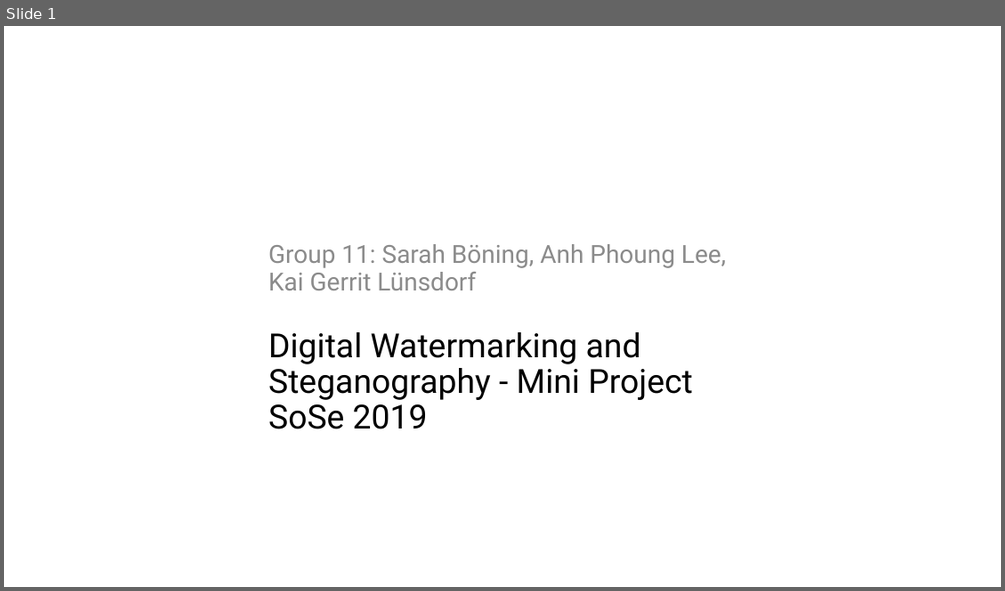
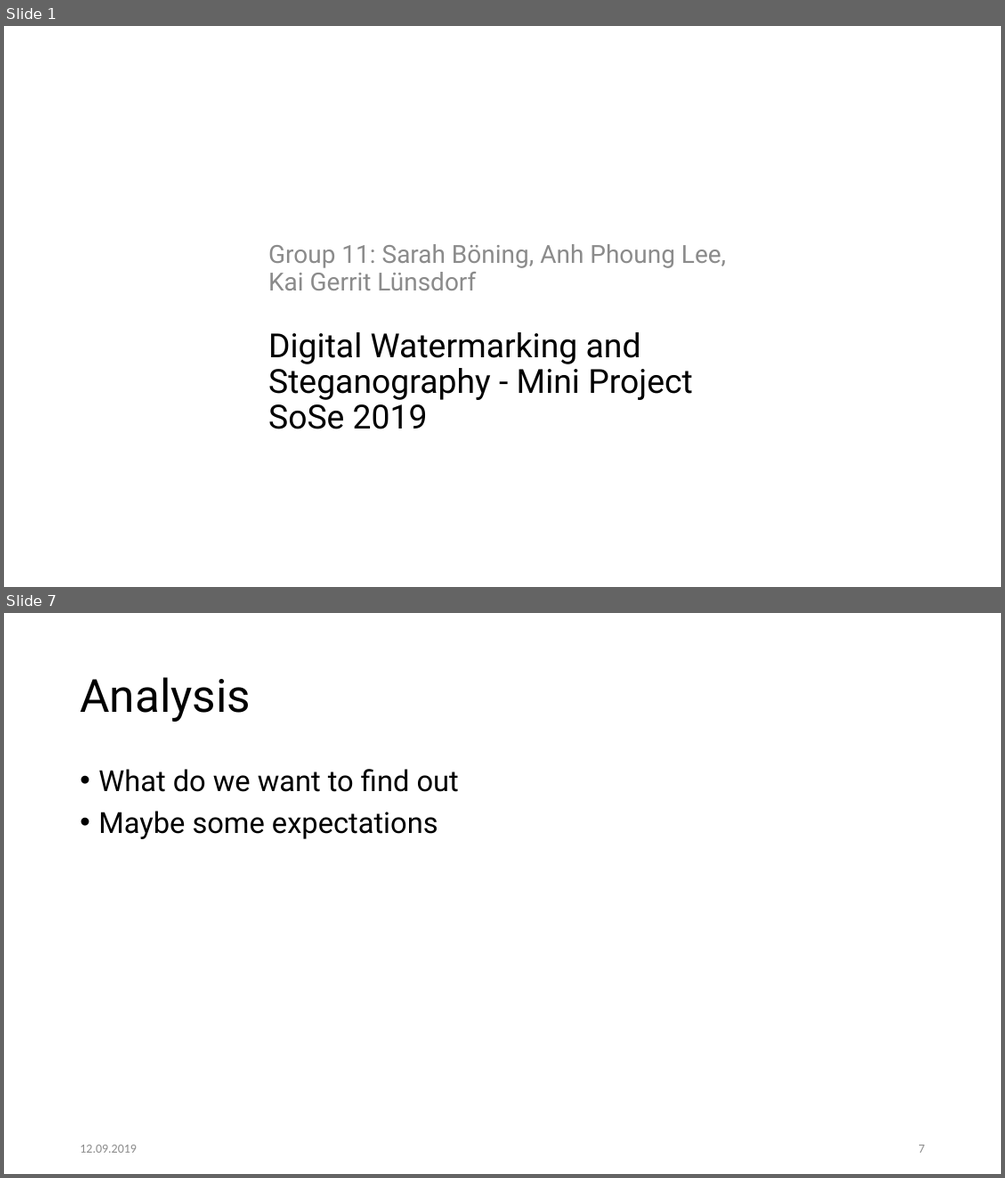
Before and after one commit to SarahBoening/Watermarking-Project, a slide deck: presentation/Presentation Group11.pptx. Shown one above the other, each under a label of ours: slide 1 before the commit, slides 1 and 7 after it; the slides between them are not shown. The pictures are 1005x591 and 1005x1178 pixels, drawn with LibreOffice and Linux fonts; fonts in the diff are those of the drawing; background and template pictures are left out. Boxes give left, top, right and bottom in pixels: in the first picture for what was removed or moved away, otherwise in the second. Text is boxed around its words. In the diff, an @@ line names an element or a change of style, - is before the commit and + after.

```diff
--- a/presentation/Presentation Group11.pptx
+++ b/presentation/Presentation Group11.pptx
@@ slide 7 added at <box>4,613,1001,1174</box>, background #FFFFFF @@
@@ title added at <box>80,677,251,722</box>, 44 pt, text #000000 @@
+Analysis
@@ text added at <box>98,769,459,839</box>, 28 pt, text #000000 @@
+• What do we want to find out
+• Maybe some expectations
@@ text added at <box>80,1144,137,1152</box>, 12 pt, text #8C8C8C @@
+12.09.2019
@@ page number added at <box>918,1144,924,1152</box>, 12 pt, text #8C8C8C @@
+7
```
Also in this commit, not shown: 6 slides changed, 5 other slides added, 7 other files.
